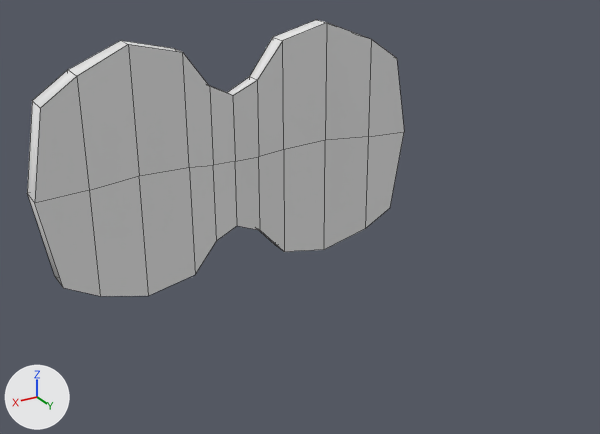
The Blender file SyncDemo/Assets/Models/ParaspaceAvatar.blend: old version first, new version second.
The view is the same before and after, from a 50 mm lens placed at (0.168, 0.299, 0.137), pointed at (0.005, 0.026, 0.001). The lights are fixed; the arrows at lower left show +X, +Y and +Z. Mesh edges are drawn as thin lines.

Script lines for the objects in view, before the commit:
```python
me_cube_001 = bpy.data.meshes.new('Cube.001')
me_cube_001.from_pydata(...)  # 36 vertices, 32 faces; spans x -0.0971..0.0, y -0.0492..-0.0364, z -0.0545..0.0656
me_cube_001.materials.append(mat_face)  # white #e7e7e7
ob_face = bpy.data.objects.new('Face', me_cube_001)
ob_face.location = (0.0, 0.0, 0.0)
_m = ob_face.modifiers.new('Mirror', 'MIRROR')
_m.use_clip = True
```
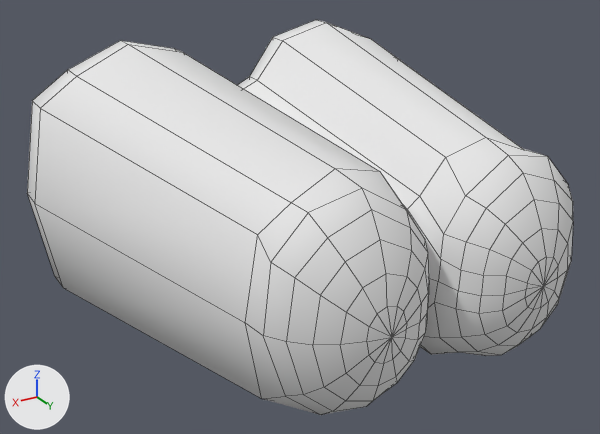
Changed parts and their boxes [x1, y1, x2, y2] in the pictures (600 x 434 px):
'Face', reshaped (45% wider, 43% taller): before [27, 19, 404, 296]; after [27, 19, 573, 415]
part 1 of me_cube_001, built on: before [35, 23, 404, 296]; after [35, 23, 573, 415]

The edits, one by one:
me_cube_001 is used by ob_face; location (0.0, 0.0, 0.0).
me_cube_001 had 36 vertices, 32 faces and spanned x -0.0971..0.0, y -0.0492..-0.0364, z -0.0545..0.0656.
me_cube_001 now has 116 vertices, 118 faces and spans x -0.0971..0.0, y -0.0492..0.1258, z -0.0545..0.0656.
Part 1, on me_cube_001:
5 vertices are removed from x -0.0738..0.0, y -0.0427..-0.0364, z 0.0036..0.0066.
10 faces are deleted.
85 vertices are added at x -0.066..0.0, y 0.09..0.1258, z -0.0395..0.0476.
96 new faces join them, smooth.
me_cube_001 part 2: the surface is now shaded smooth.
